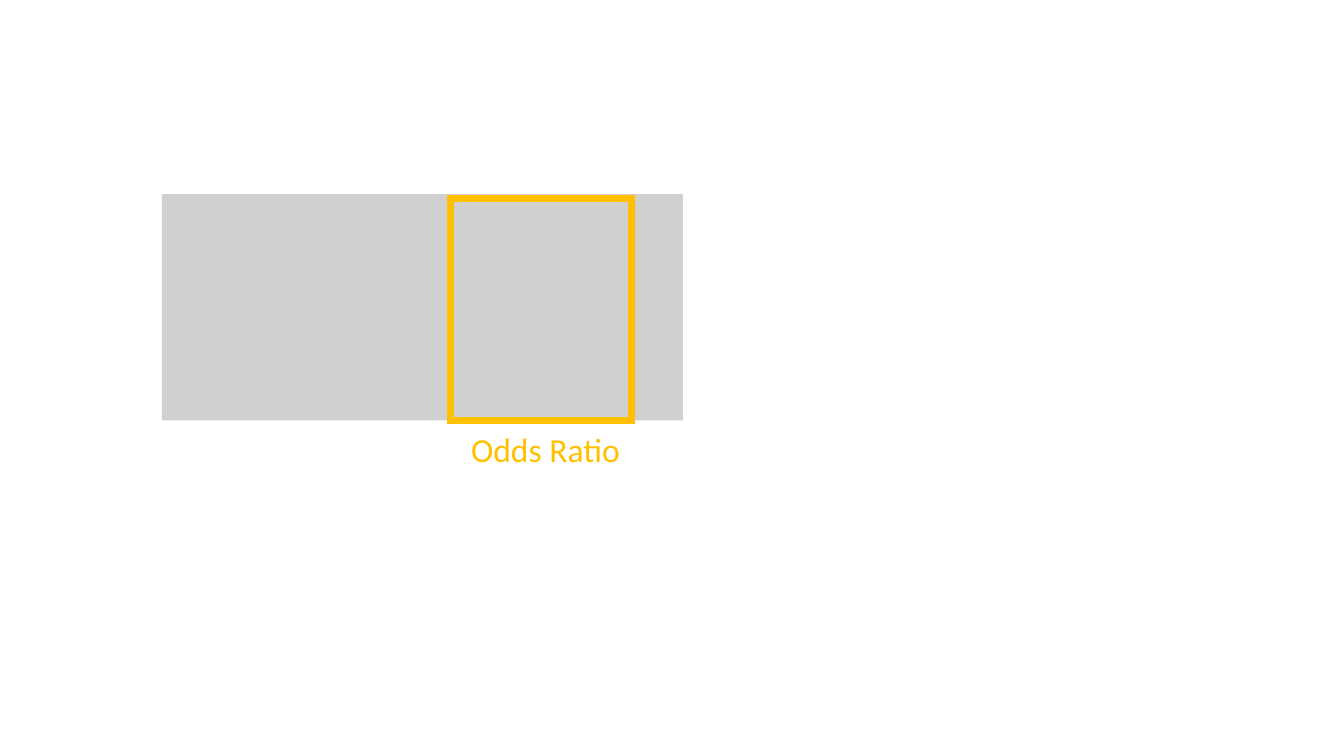
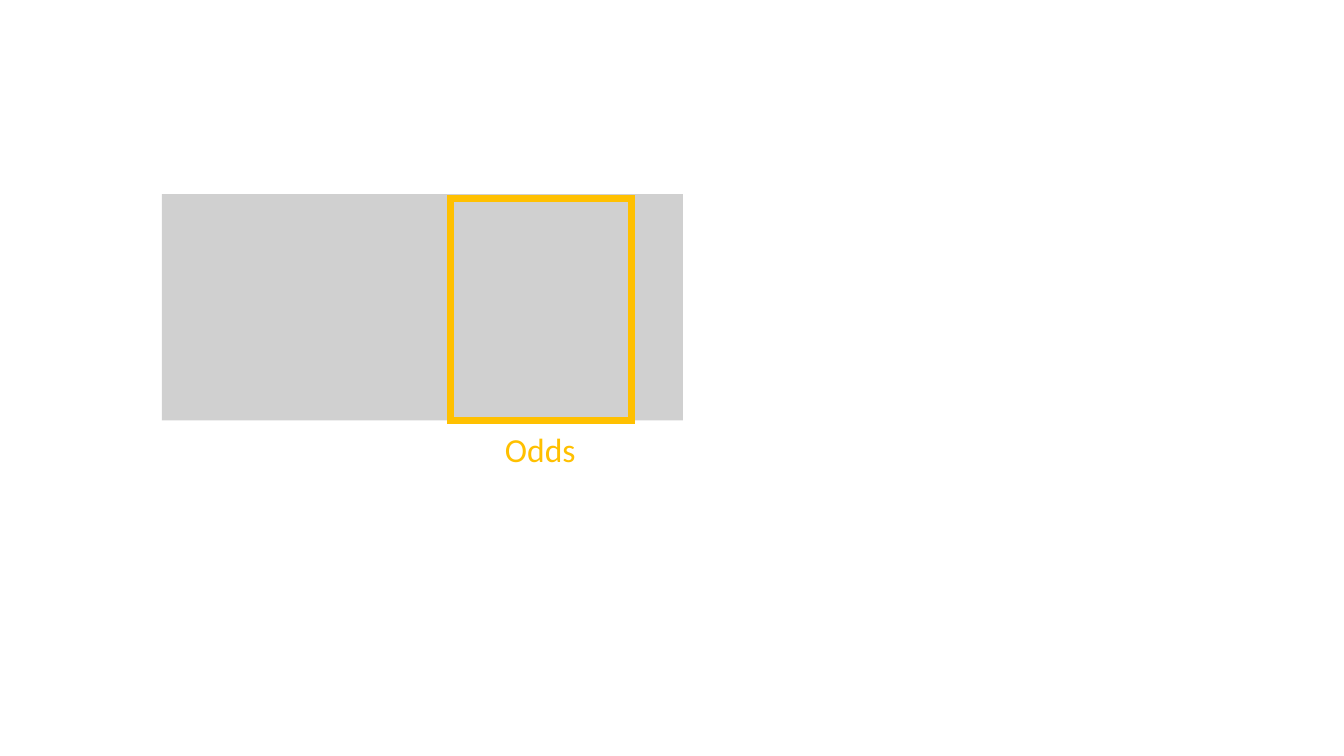
Before and after one commit to urbanbigdata/10-lecture-advanced_modeling, a slide deck: slide 4 of images/lecture_figures.pptx. Drawn at 1344x756 pixels with LibreOffice and Linux fonts; fonts in the diff are those of the drawing; grey boxes stand for pictures. Boxes give left, top, right and bottom in pixels: in the first picture for what was removed or moved away, otherwise in the second. Text is boxed around its words. In the diff, an @@ line names an element or a change of style, - is before the commit and + after.

```diff
--- a/images/lecture_figures.pptx
+++ b/images/lecture_figures.pptx
@@ text at [505, 438, 576, 463]: text changed @@
-Odds Ratio
+Odds
```
Also in this commit, not shown: 3 other slides changed, 5 other files.
